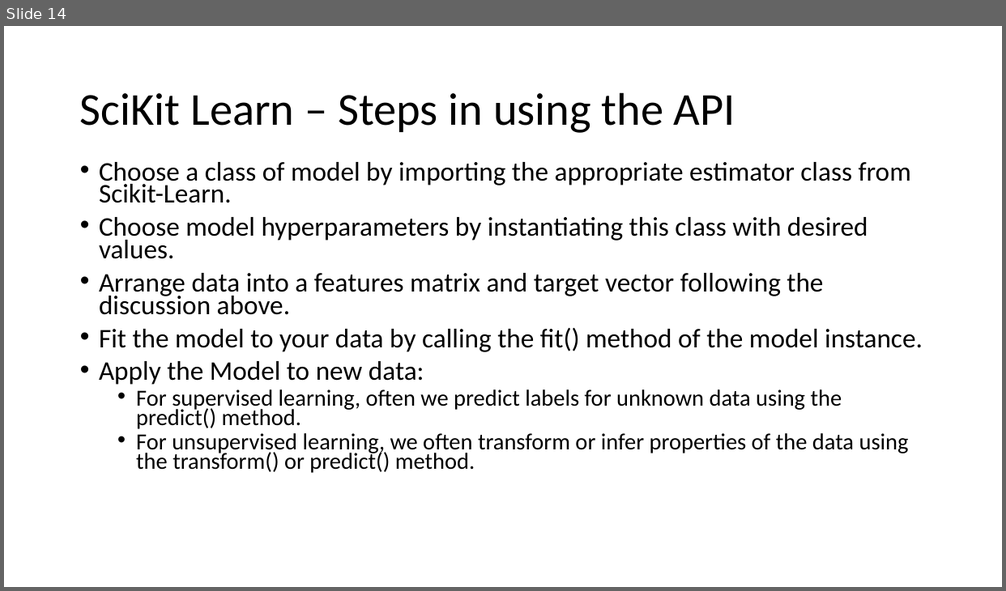
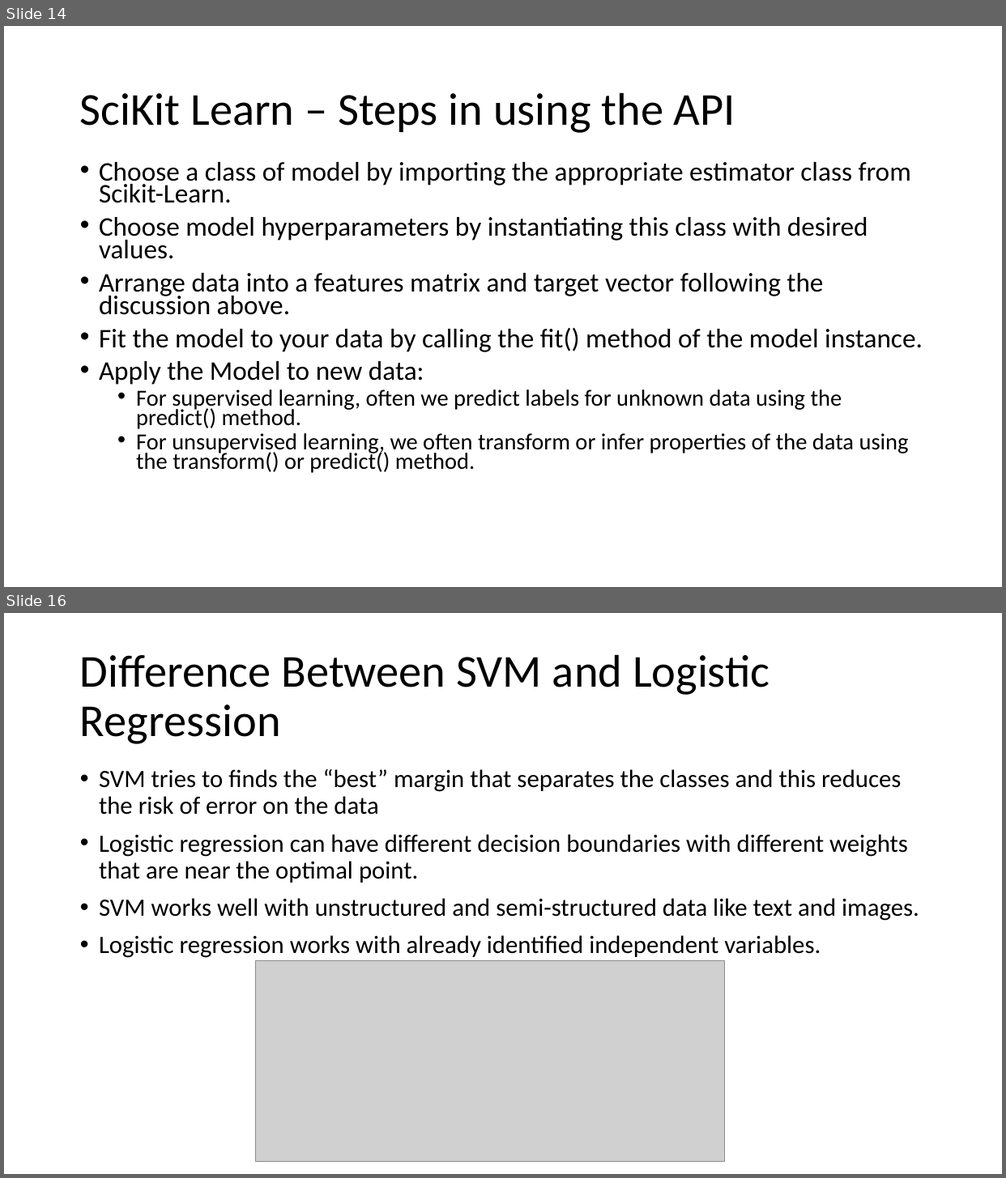
Before and after one commit to ppawar/ppawar.github.io, a slide deck: Spring2020/CSE351-S20/lectures/Python for Data Science - JakeVanderPlas.pptx. Shown one above the other, each under a label of ours: slide 14 before the commit, slides 14 and 16 after it; the slides between them are not shown. The pictures are 1006x591 and 1006x1178 pixels, drawn with LibreOffice and Linux fonts; fonts in the diff are those of the drawing; grey boxes stand for pictures. Boxes give left, top, right and bottom in pixels: in the first picture for what was removed or moved away, otherwise in the second. Text is boxed around its words. In the diff, an @@ line names an element or a change of style, - is before the commit and + after.

```diff
--- a/Spring2020/CSE351-S20/lectures/Python for Data Science - JakeVanderPlas.pptx
+++ b/Spring2020/CSE351-S20/lectures/Python for Data Science - JakeVanderPlas.pptx
@@ slide 16 added at box(4, 613, 1002, 1174), background #FFFFFF @@
@@ title added at box(80, 654, 770, 744), 44 pt, text #000000 @@
+Difference Between SVM and Logistic Regression
@@ text added at box(99, 769, 919, 958), 24 pt, text #000000 @@
+• SVM tries to finds the “best” margin that separates the classes and this reduces the risk of error on the data
+• Logistic regression can have different decision boundaries with different weights that are near the optimal point.
+• SVM works well with unstructured and semi-structured data like text and images.
+• Logistic regression works with already identified independent variables.
@@ picture added at box(256, 961, 725, 1162) @@
```
Also in this commit, not shown: 11 other slides added, 1 other file.
